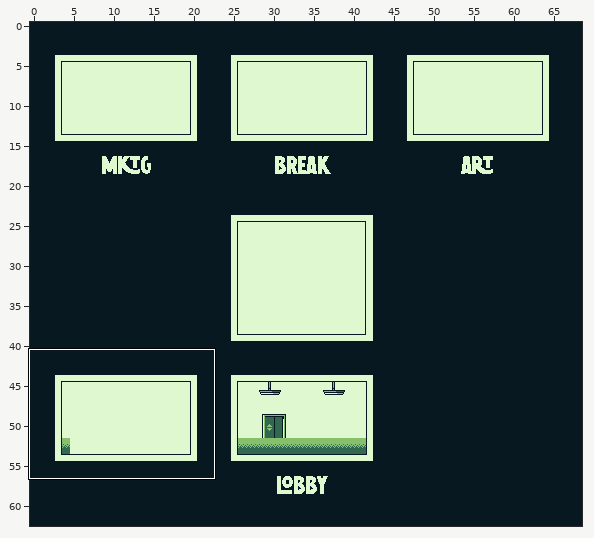
An edit to a level. Tiled map, GGJ_Oct21/assets/_WORKING/Art/Map.tmx. The picture above shows the old version from afar; the outline marks the close-up.
Close-up. Earlier state:
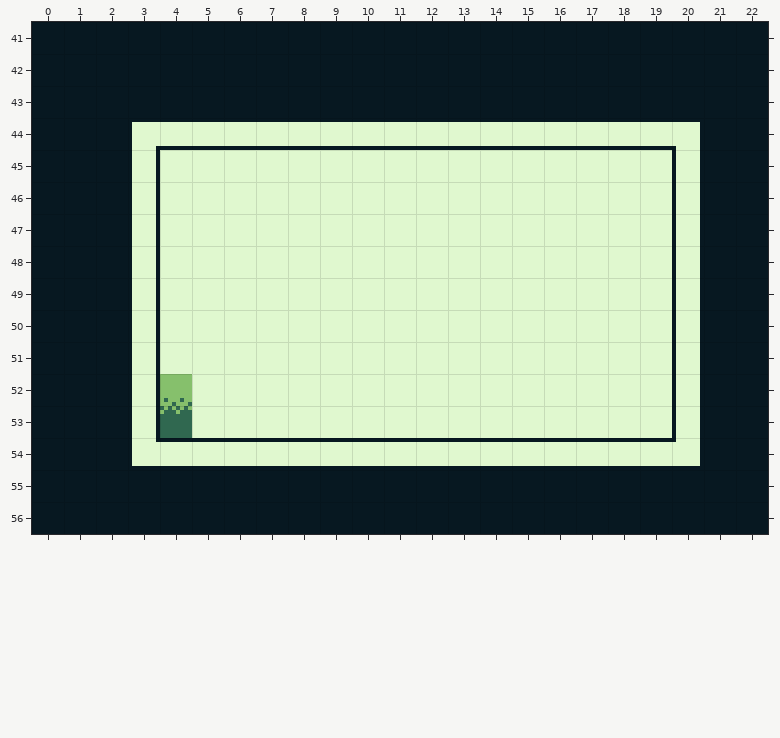
Cells are 8x8 px. Shown: x 0..22, y 41..56. The commit also changed other parts of the map, which this record leaves out.
New version:
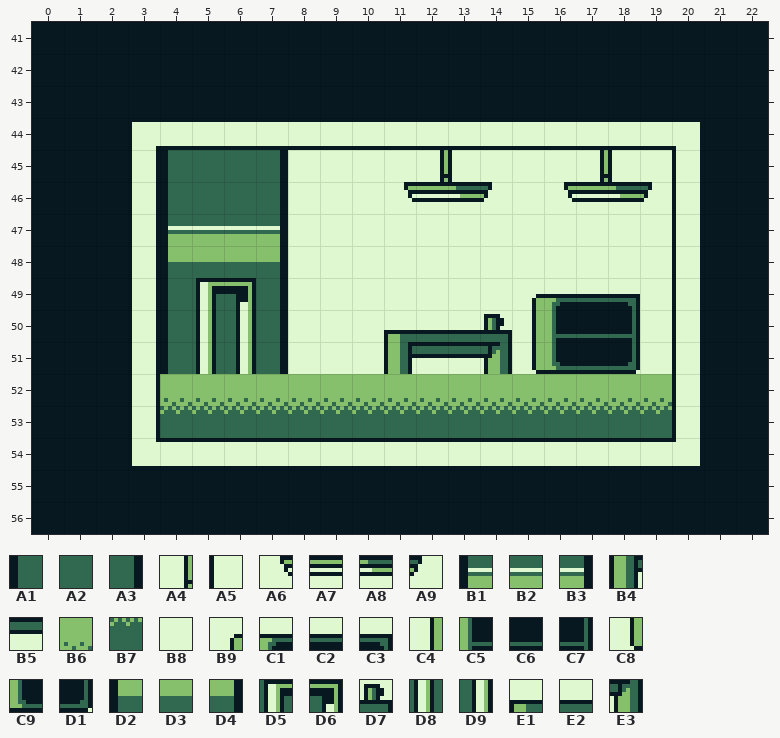
Key: from "F2_Map": A1 89, A2 90, A3 93, A4 140, A5 141, A6 199, A7 200, A8 201, A9 202, B1 329, B2 330, B3 333, B4 615, B5 616, B6 672, B7 732; from "basemap": B8 349; from "tileset2": B9 195, C1 196, C2 197, C3 198, C4 255, C5 256, C6 257, C7 258, C8 315, C9 316, D1 318, D2 389, D3 390, D4 393, D5 487, D6 488, D7 502, D8 547, D9 548, E1 560, E2 562, E3 623.
__ is an empty cell, .. an unchanged one.
From old to new:
--- layer "Tile Layer 1"
@@ x 4..19 @@
-45 B8 B8 B8 B8 .. .. .. .. B8 B8 .. .. .. B8 B8 ..
-46 B8 B8 B8 B8 .. .. .. B8 B8 B8 B8 .. B8 B8 B8 B8
-47 B8 B8 B8 B8 .. .. .. .. .. .. .. .. .. .. .. ..
-48 B8 B8 B8 B8 .. .. .. .. .. .. .. .. .. .. .. ..
-49 B8 B8 B8 B8 .. .. .. .. .. .. .. B8 B8 B8 B8 ..
-50 B8 B8 B8 B8 .. .. .. B8 B8 B8 B8 B8 B8 B8 B8 ..
-51 B8 B8 B8 B8 .. .. .. B8 B8 B8 B8 B8 B8 B8 B8 ..
-52 .. B8 B8 B8 B8 B8 B8 B8 B8 B8 B8 B8 B8 B8 B8 B8
-53 .. B8 B8 B8 B8 B8 B8 B8 B8 B8 B8 B8 B8 B8 B8 B8
+45 A1 A2 A2 A3 .. .. .. .. A4 A5 .. .. .. A4 A5 ..
+46 A1 A2 A2 A3 .. .. .. A6 A7 A8 A9 .. A6 A7 A8 A9
+47 B1 B2 B2 B3 .. .. .. .. .. .. .. .. .. .. .. ..
+48 D2 D3 D3 D4 .. .. .. .. .. .. .. .. .. .. .. ..
+49 A1 D5 D6 A3 .. .. .. .. .. .. .. B9 C1 C2 C3 ..
+50 A1 D8 D9 A3 .. .. .. E1 E2 E2 D7 C4 C5 C6 C7 ..
+51 A1 D8 D9 A3 .. .. .. B4 B5 B5 E3 C8 C9 C6 D1 ..
+52 .. B6 B6 B6 B6 B6 B6 B6 B6 B6 B6 B6 B6 B6 B6 B6
+53 .. B7 B7 B7 B7 B7 B7 B7 B7 B7 B7 B7 B7 B7 B7 B7
Changed places in both close-ups, as pixel boxes (x1, y1, x2, y2):
changed: (160, 150, 672, 438)
